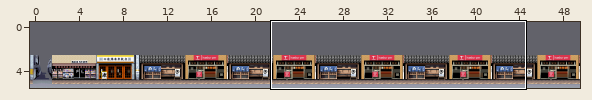
Tiled map (JSON), stored at src/assets/map/level0.json. Above, an overview of the earlier version with the close-up marked.
Close-up. As it was:
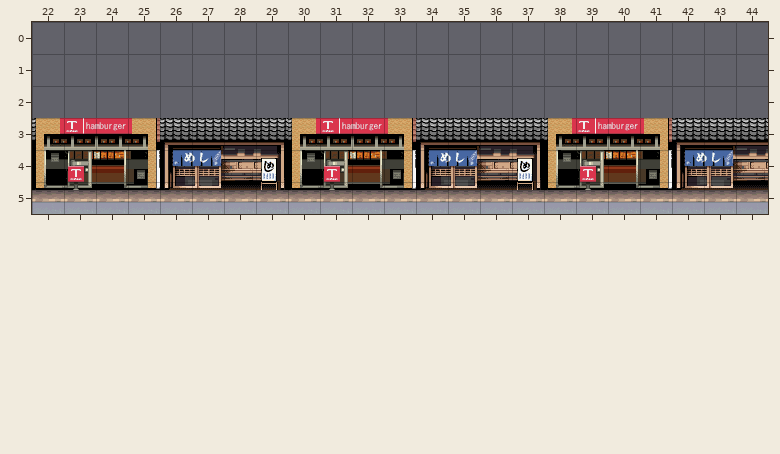
Cells are 32x32 px. Shown: x 22..44, y 0..5. The commit also changed other parts of the map, which this record leaves out.
And afterwards:
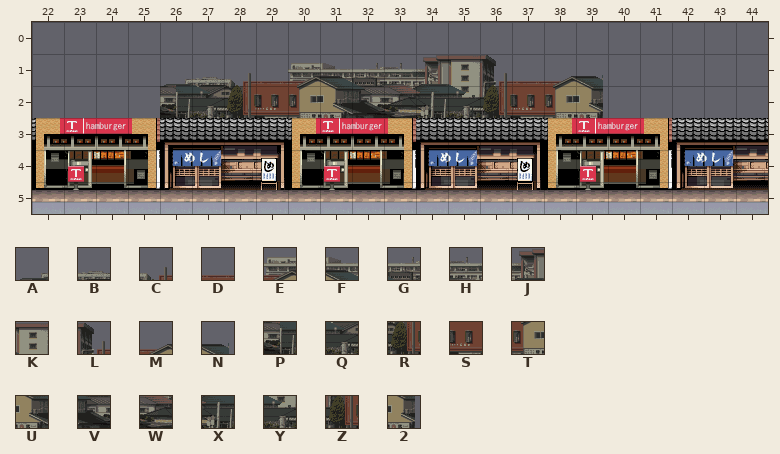
Key: from "tilemap": A 360, B 361, C 362, D 363, E 364, F 365, G 366, H 367, J 368, K 369, L 370, M 372, N 373, P 400, Q 401, R 402, S 403, T 404, U 405, V 406, W 407, X 408, Y 409, Z 410, 2 413.
_ is an empty cell.
Changes in this commit:
Layer "buildings":
y 1: x 26..39 ______________ -> ABCDEFGHJKLDMN
y 2: x 26..39 ______________ -> PQRSTUVWXYZST2
